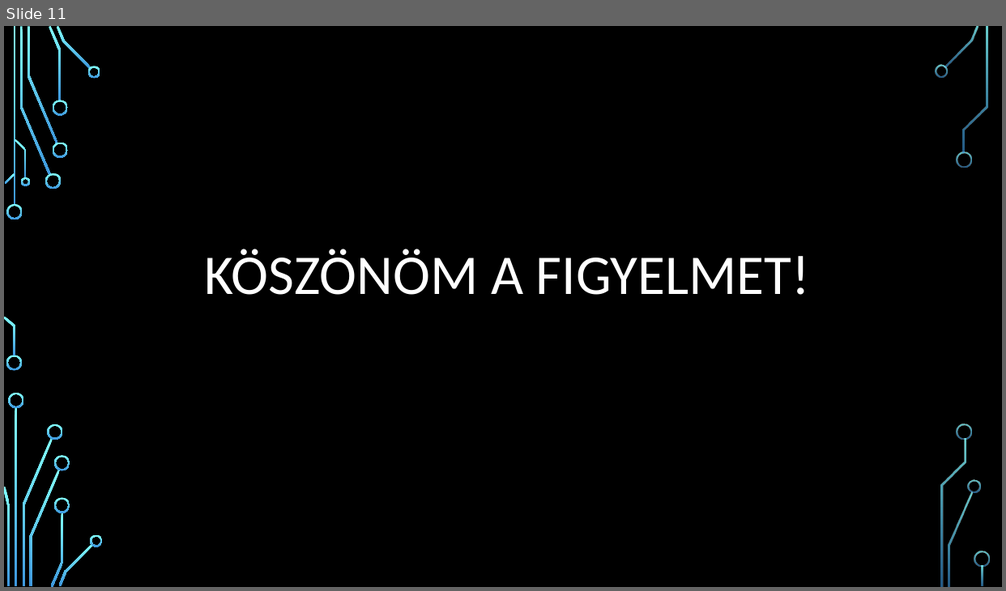
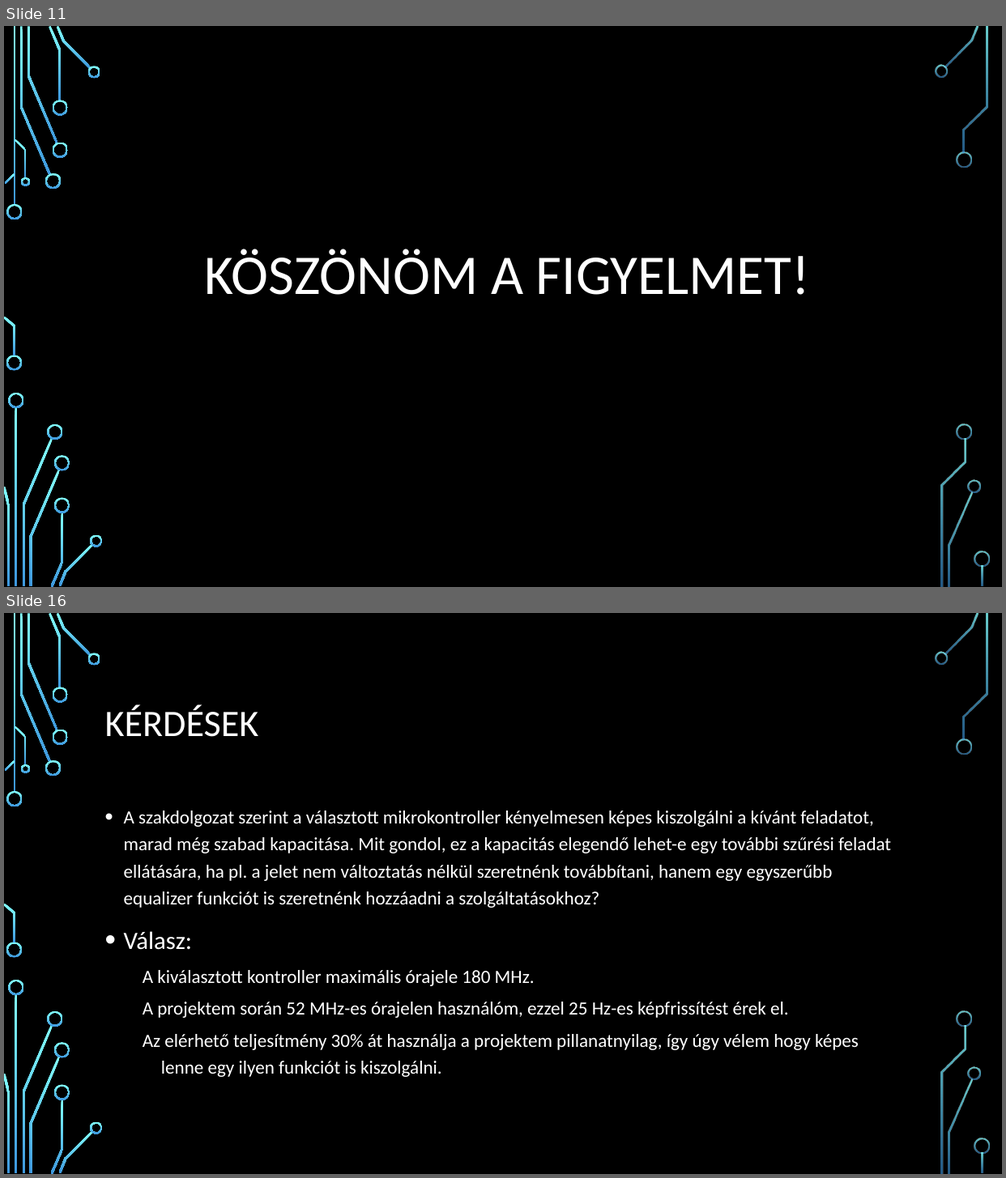
Before and after one commit to fejespeter/BME-Onlab, a slide deck: szakdolgozat_prezentacio.pptx. Shown one above the other, each under a label of ours: slide 11 before the commit, slides 11 and 16 after it; the slides between them are not shown. The pictures are 1006x591 and 1006x1178 pixels, drawn with LibreOffice and Linux fonts; fonts in the diff are those of the drawing; background and template pictures are left out. Boxes give left, top, right and bottom in pixels: in the first picture for what was removed or moved away, otherwise in the second. Text is boxed around its words. In the diff, an @@ line names an element or a change of style, - is before the commit and + after.

```diff
--- a/szakdolgozat_prezentacio.pptx
+++ b/szakdolgozat_prezentacio.pptx
@@ slide 16 added at bbox=[4, 613, 1002, 1174], background picture (left out); not listed: 36 template elements that a slide beside it also shows @@
@@ title added at bbox=[105, 705, 259, 737], 36 pt, text #FFFFFF @@
+KÉRDÉSEK
@@ text added at bbox=[124, 811, 891, 1077], 18 pt, text #FFFFFF @@
+• A szakdolgozat szerint a választott mikrokontroller kényelmesen képes kiszolgálni a kívánt feladatot, marad még szabad kapacitása. Mit gondol, ez a kapacitás elegendő lehet-e egy további szűrési feladat ellátására, ha pl. a jelet nem változtatás nélkül szeretnénk továbbítani, hanem egy egyszerűbb equalizer funkciót is szeretnénk hozzáadni a szolgáltatásokhoz?
+• Válasz:
+  A kiválasztott kontroller maximális órajele 180 MHz.
+  A projektem során 52 MHz-es órajelen használóm, ezzel 25 Hz-es képfrissítést érek el.
+  Az elérhető teljesítmény 30% át használja a projektem pillanatnyilag, így úgy vélem hogy képes lenne egy ilyen funkciót is kiszolgálni.
```
Also in this commit, not shown: 9 slides changed, 6 other slides added, 2 slides removed, 10 other files.
